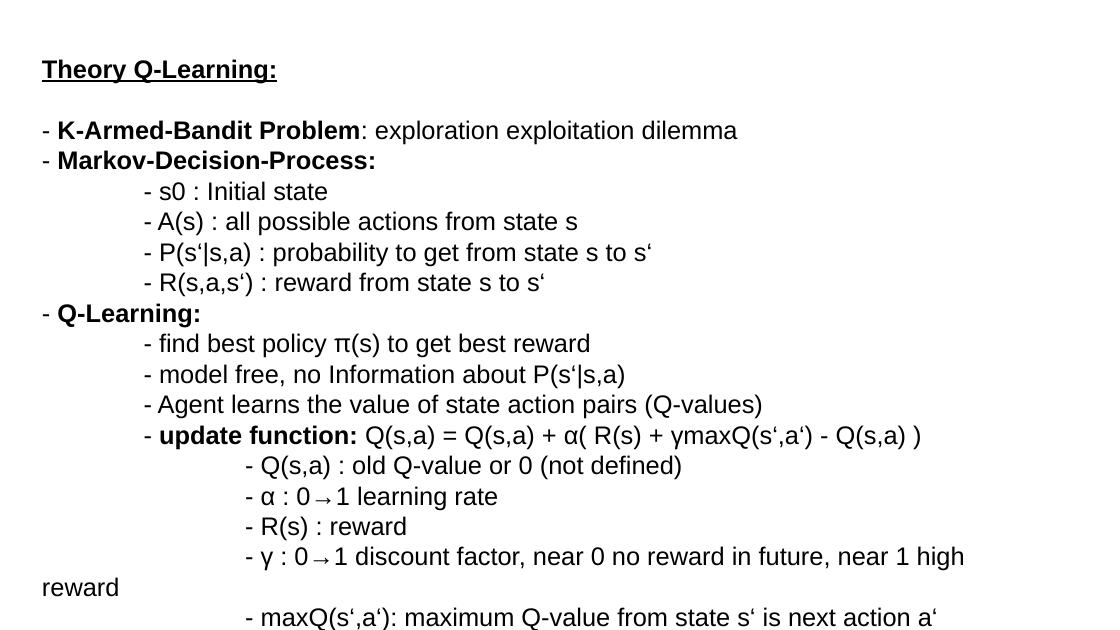
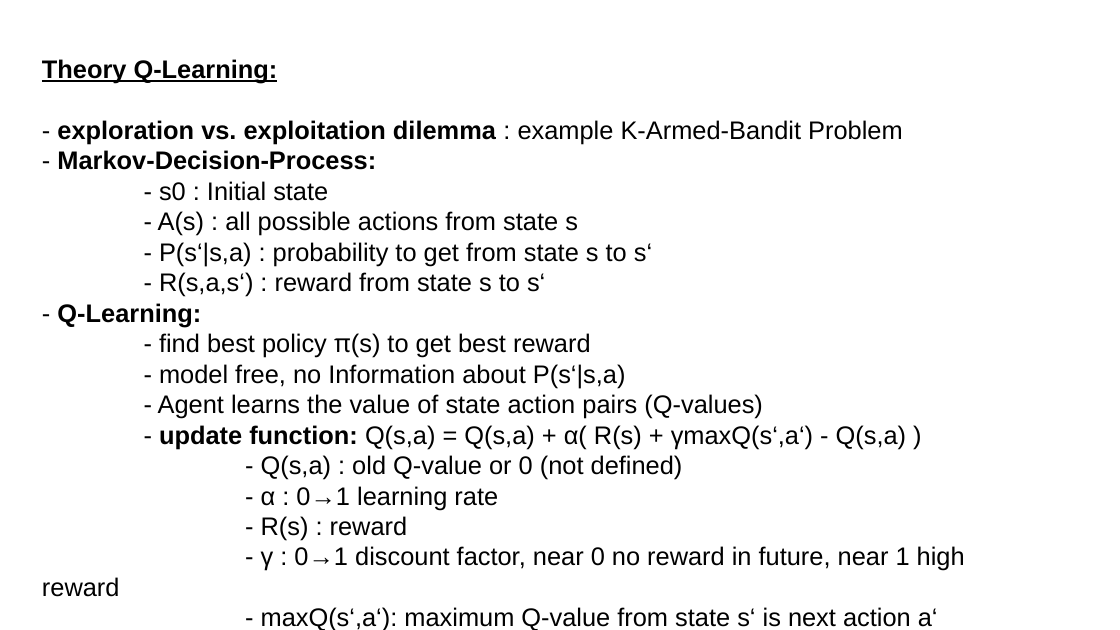
Before and after one commit to sky4walk/documents, a slide deck: slide 4 of QLearningExample.odp. Drawn at 1120x630 pixels with LibreOffice and Linux fonts; fonts in the diff are those of the drawing; background and template pictures are left out. Boxes give left, top, right and bottom in pixels: in the first picture for what was removed or moved away, otherwise in the second. Text is boxed around its words. In the diff, an @@ line names an element or a change of style, - is before the commit and + after.

```diff
--- a/QLearningExample.odp
+++ b/QLearningExample.odp
@@ text at box(57, 120, 903, 144): text changed; bold on @@
-- K-Armed-Bandit Problem: exploration exploitation dilemma
+- exploration vs. exploitation dilemma : example K-Armed-Bandit Problem
```
Also in this commit, not shown: 1 other slide changed, 1 slide added, 1 slide removed, 2 other files.
